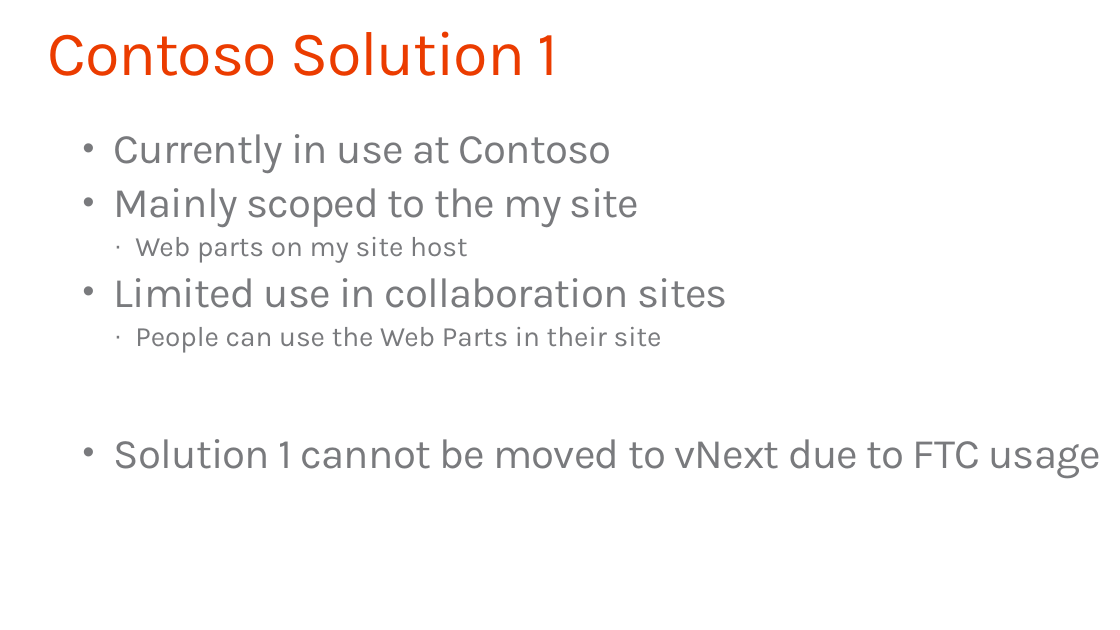
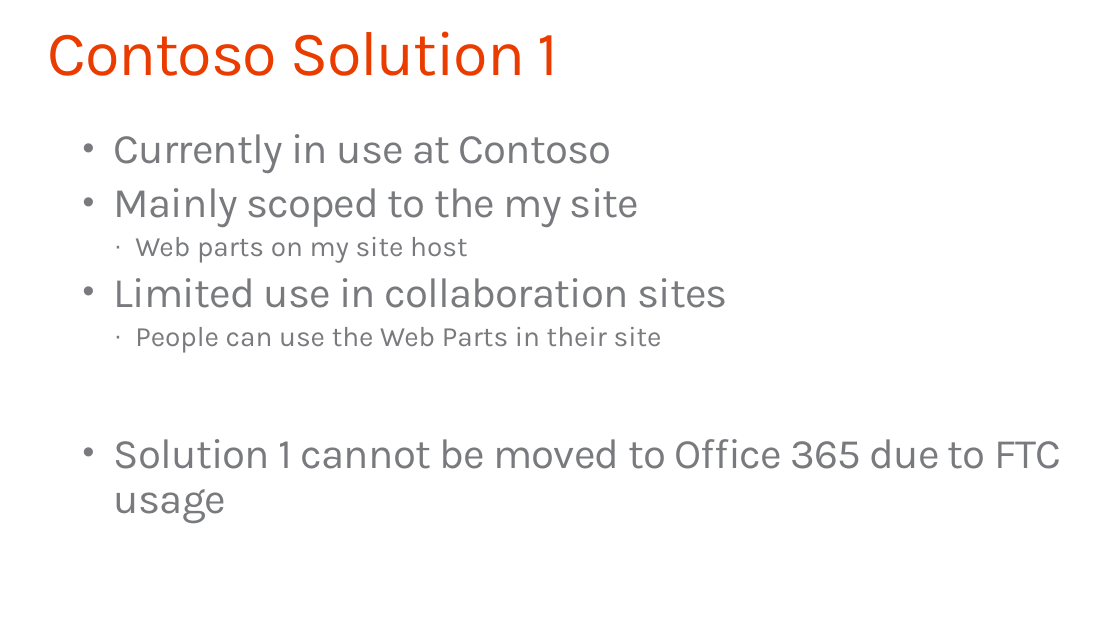
Before and after one commit to SharePoint/PnP-Guidance, a slide deck: slide 41 of PnP Transformation Process/Templates/Solution Assessment Report Presentation Template.pptx. Drawn at 1120x630 pixels with LibreOffice and Linux fonts; fonts in the diff are those of the drawing; background and template pictures are left out. Boxes give left, top, right and bottom in pixels: in the first picture for what was removed or moved away, otherwise in the second. Text is boxed around its words. In the diff, an @@ line names an element or a change of style, - is before the commit and + after.

```diff
--- a/PnP Transformation Process/Templates/Solution Assessment Report Presentation Template.pptx
+++ b/PnP Transformation Process/Templates/Solution Assessment Report Presentation Template.pptx
@@ text at (114,439,1061,524): text changed @@
-• Solution 1 cannot be moved to vNext due to FTC usage
+• Solution 1 cannot be moved to Office 365 due to FTC usage
```
Also in this commit, not shown: 7 other slides changed, 5 other files.
